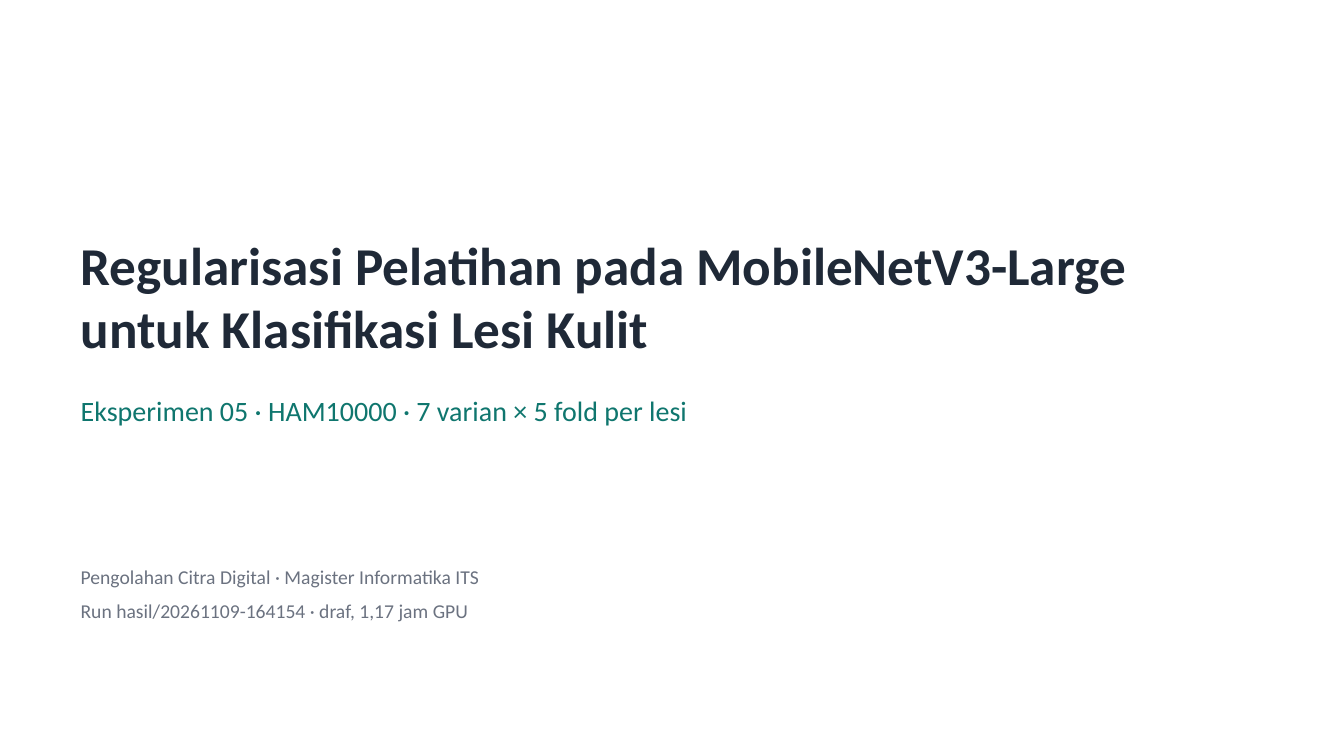
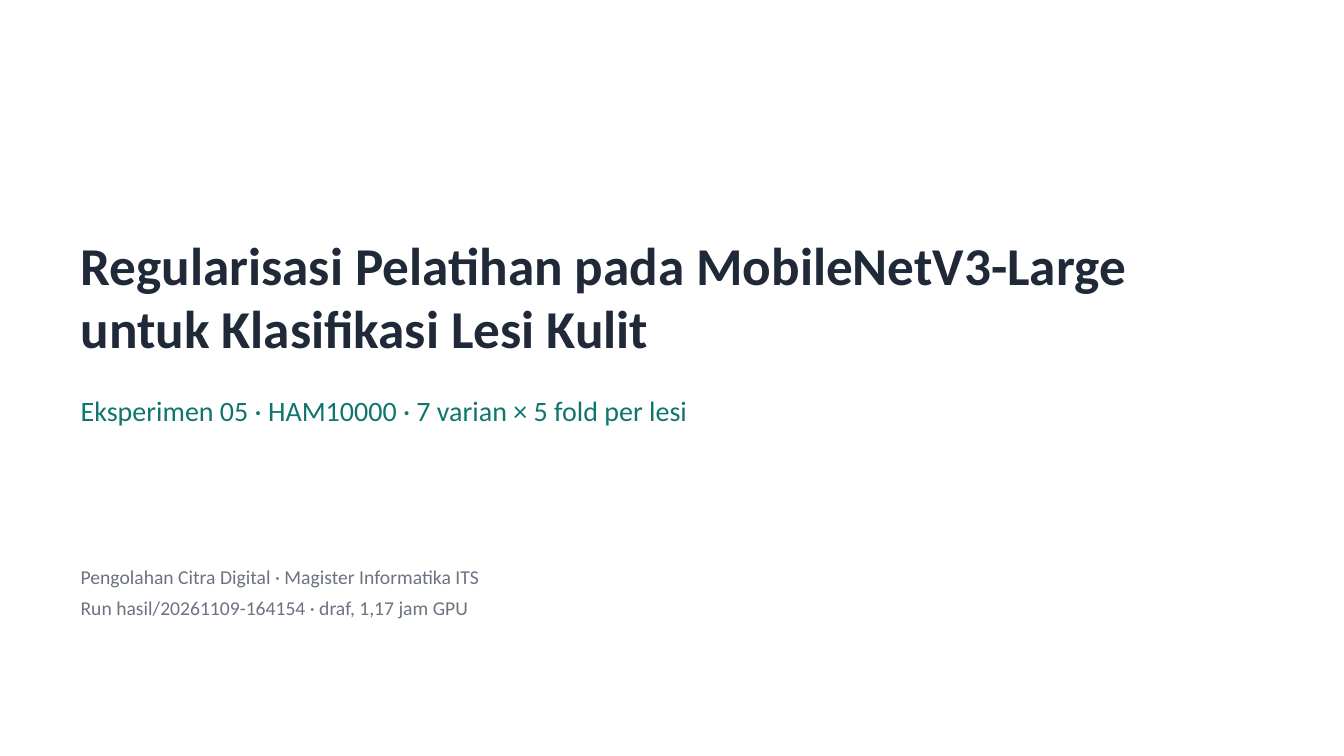
Before and after one commit to robbypambudi/pengelolahan-citra, a slide deck: slide 1 of tugas/pcd-lesi-kulit/hasil/eksperimen-05-regularisasi.pptx. Drawn at 1344x756 pixels with LibreOffice and Linux fonts; fonts in the diff are those of the drawing. Boxes give left, top, right and bottom in pixels: in the first picture for what was removed or moved away, otherwise in the second. Text is boxed around its words. In the diff, an @@ line names an element or a change of style, - is before the commit and + after.

```diff
--- a/tugas/pcd-lesi-kulit/hasil/eksperimen-05-regularisasi.pptx
+++ b/tugas/pcd-lesi-kulit/hasil/eksperimen-05-regularisasi.pptx
@@ text "Pengolahan Citra Digital · Magister ..." at (81, 570, 478, 619): less space between paragraphs @@
```
Also in this commit, not shown: 6 other slides changed, 7 slides added, 2 slides removed, 8 other files.
